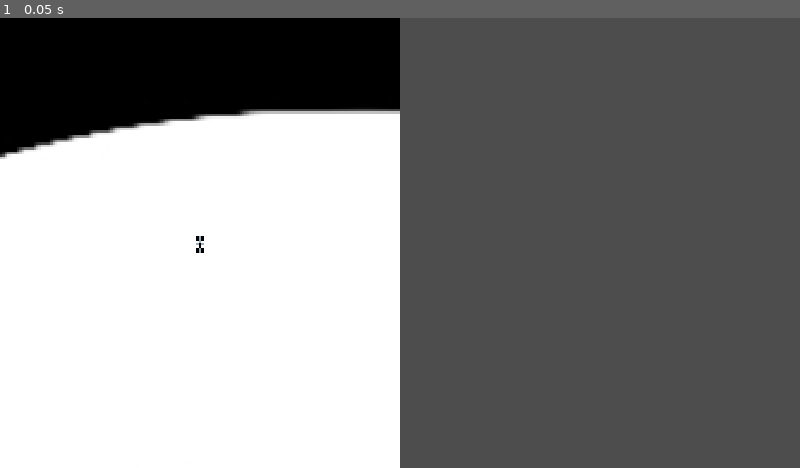
Above: before the commit, frame 1.
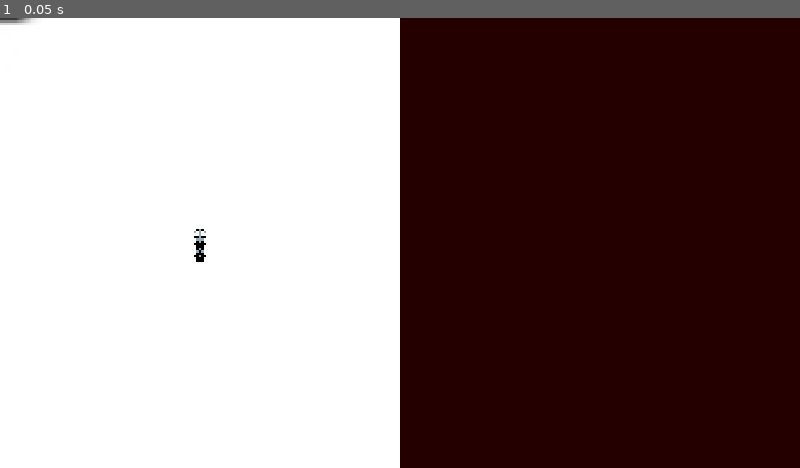
Above: after the commit, the same moment.

Repository: DhruvSharma7420/ProjectGrass
Game: Godot game, scene res://Scenes/Base.tscn
Two runs of this game, one before a commit and one after it. Both use one fixed random seed, a clock stepped at 60 frames per second and the inputs below.
Inputs:
- Up to frame 1 (0.05 s): no input

The runs differ from the first frame. In frame 1, 62% of the frame differs, in the area x 0-100%, y 0-100%.

Commit message:
Fixed viewport stuff

Diff:
--- a/Scenes/Base.tscn
+++ b/Scenes/Base.tscn
@@ -7,8 +7,8 @@
 
 [node name="ColorRect" type="ColorRect" parent="." unique_id=2147420356]
 show_behind_parent = true
-offset_right = 160.0
-offset_bottom = 90.0
+offset_right = 1920.0
+offset_bottom = 1080.0
 color = Color(0.14117648, 0, 0, 1)
 
 [node name="CenterContainer" type="CenterContainer" parent="." unique_id=688768747]
--- a/Scenes/playercamera.tscn
+++ b/Scenes/playercamera.tscn
@@ -2,3 +2,4 @@
 
 [node name="Playercamera" type="Camera2D" unique_id=708015469]
 ignore_rotation = false
+zoom = Vector2(2, 2)
--- a/Scripts/Player.gd
+++ b/Scripts/Player.gd
@@ -8,15 +8,16 @@
 var _topspeedR: float = 0.0
 var _velocity: float = 0.0
 var friction: float = 0.0
+var brakingforce: float = 0.0
 var mode: int = 0
 var acceleratemode = 0
 var speedmode = 1
 var _steer: float = 0.0
 
 
-var base_max_speed = 200
-var base_steer_strength = 3
-var base_accel = 100
+var base_max_speed = 500
+var base_steer_strength = 4
+var base_accel = 70
 
 var boost_speed = 1.25   # speed mode
 var boost_accel = 1.6    # accel mode
@@ -37,7 +38,8 @@
 	_steerstrength = base_steer_strength
 	_topspeedF = base_max_speed
 	_topspeedR = (0 - base_max_speed) / 2.0
-	friction = 300
+	friction = 3
+	brakingforce = 10
 
 # Called every frame. 'delta' is the elapsed time since the previous frame.
 func _process(delta: float) -> void:
@@ -54,25 +56,32 @@
 		changemode(mode)
 
 	if accelpressed > 0:
+		print("accelpressed")
 		if _velocity < _topspeedF:
 			print ("1")
-			_velocity += _accel * delta
+			if _velocity >= 0:
+				_velocity += _accel * delta
+			elif _velocity < 0:
+				_velocity += (_accel * brakingforce) * delta
 		else:
-			_velocity += friction * delta
+			_velocity -= friction * delta
 	elif reversepressed > 0 and accelpressed == 0:
 		print("2")
-		_velocity -= (friction + _accel) * delta
+		if _velocity > 0:
+			_velocity -= (friction + _accel) * brakingforce * delta
+		else:
+			_velocity -= (friction + _accel) * delta
 	else:
 		_steer = 0
-		if _velocity > 5:
+		if _velocity > 1:
 			print ("3")
 			_velocity -= friction * delta
-		elif _velocity < -5:
+		elif _velocity < -1:
 			print ("4")
 			_velocity += friction * delta
 		else:
 			print ("5")
-			_velocity = 0
+			_velocity += accelpressed * delta
 
 func _physics_process(delta: float) -> void:
 	position -= transform.y * _velocity * delta
@@ -80,7 +89,7 @@
 
 func apply_rotation(delta: float) -> void:
 	var speed_ratio = abs(_velocity) / _topspeedF
-	speed_ratio = clamp(speed_ratio, 0.2, 1.0) # minimum turning at low speed
+	speed_ratio = clamp(speed_ratio, 0.1, 1.0) # minimum turning at low speed
 
 	if abs(_velocity) > 5:
 		rotate(_steerstrength * speed_ratio * delta * _steer)
@@ -102,5 +111,6 @@
 
 	else: # grip mode
 		_steerstrength *= boost_grip
+		brakingforce += (boost_grip * 10)
 		_accel *= 0.6
 		$Sprite2D.texture = load("res://Media/Car/P" + str(player_id + 1) + "Grip.png")
